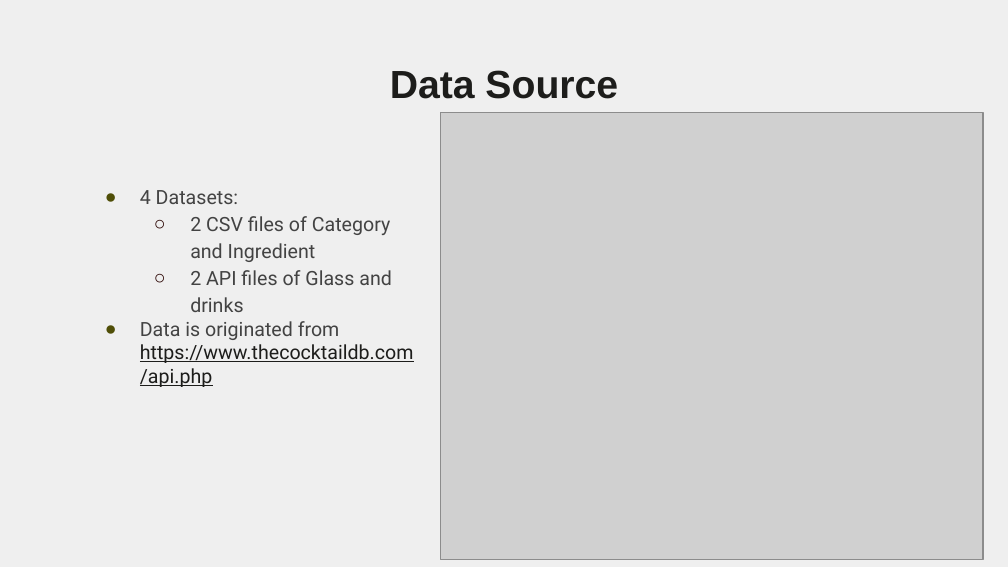
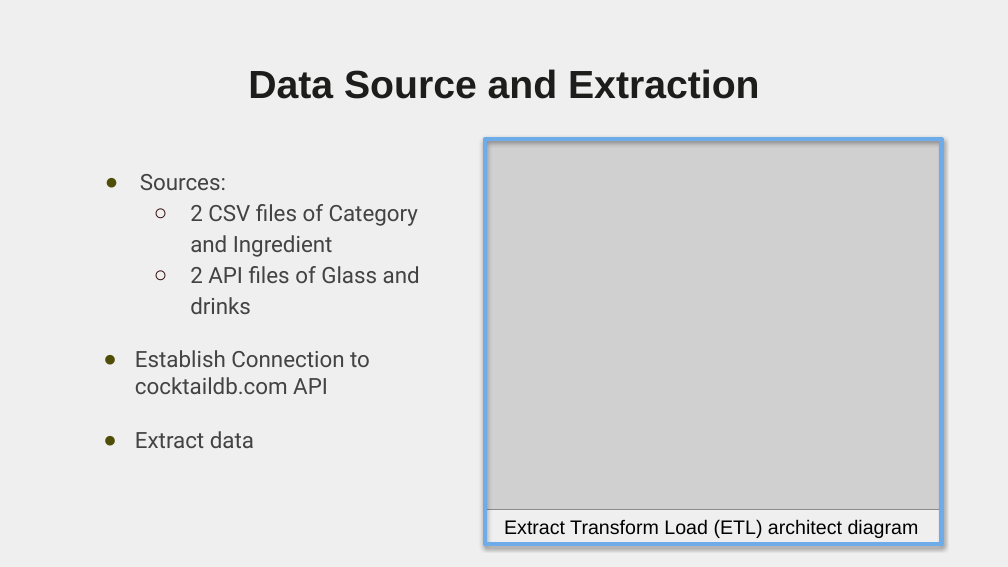
Before and after one commit to mmoran90/ADS507, a slide deck: slide 2 of Drinks Catalog.pptx (slide 3 before the commit). Drawn at 1008x567 pixels with LibreOffice and Linux fonts; fonts in the diff are those of the drawing; grey boxes stand for pictures. Boxes give left, top, right and bottom in pixels: in the first picture for what was removed or moved away, otherwise in the second. Text is boxed around its words. In the diff, an @@ line names an element or a change of style, - is before the commit and + after.

```diff
--- a/Drinks Catalog.pptx
+++ b/Drinks Catalog.pptx
@@ title at box(248, 69, 759, 99): text changed @@
-Data Source
+Data Source and Extraction
@@ picture: place and size @@
-picture at box(440, 113, 983, 559)
+picture at box(485, 139, 941, 510)
@@ rectangle added at box(485, 139, 941, 543), outline #6EABE9 3 pt @@
@@ text "Sources:": place and size @@
-text "Sources:" at box(140, 190, 414, 387)
+text "Sources:" at box(135, 174, 420, 448)
@@ text at box(140, 174, 226, 190): text changed; size 14 to 16 pt @@
-● 4 Datasets:
+● Sources:
@@ text at box(190, 204, 420, 314): size 14 to 16 pt in "2 CSV files of Category and Ingredient", "2 API files of Glass and drinks" @@
@@ text at box(135, 350, 370, 448): text changed; size 14 to 16 pt; text colour #1D1D1B to #434343 @@
-● Data is originated from https://www.thecocktaildb.com/api.php
+● Establish Connection to cocktaildb.com API
+● Extract data
@@ text added at box(504, 519, 919, 538), 14 pt, text #000000 @@
+Extract Transform Load (ETL) architect diagram
```
Also in this commit, not shown: 2 other slides changed, 33 slides removed.
